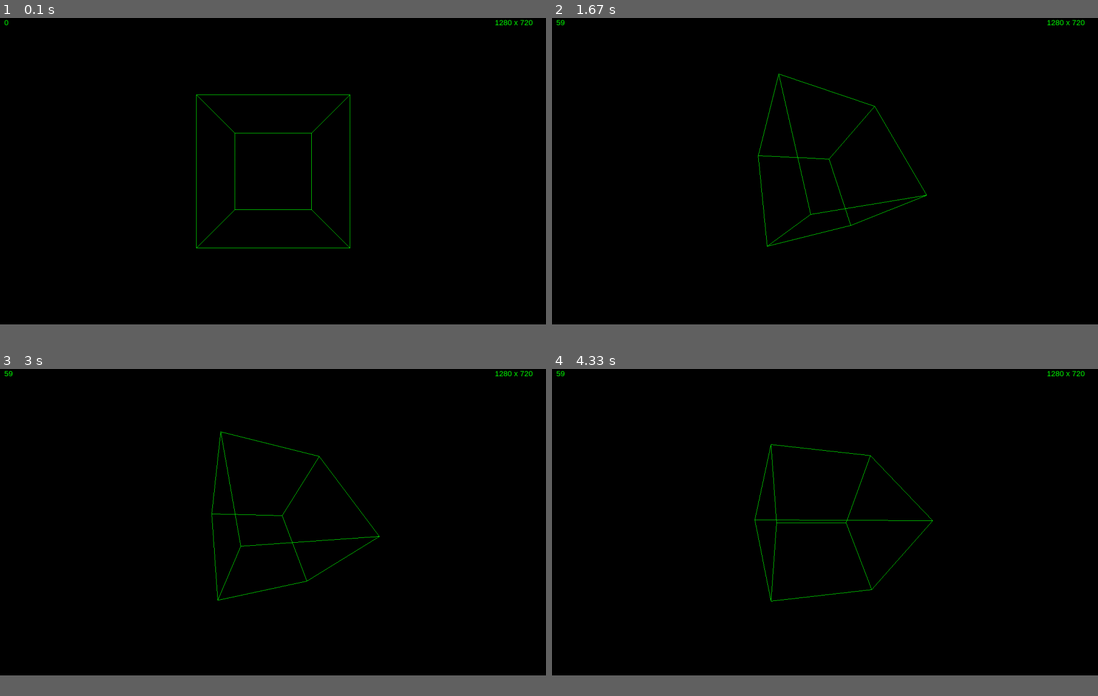
Above: before the commit, frames 1-4 (two rows, left to right).
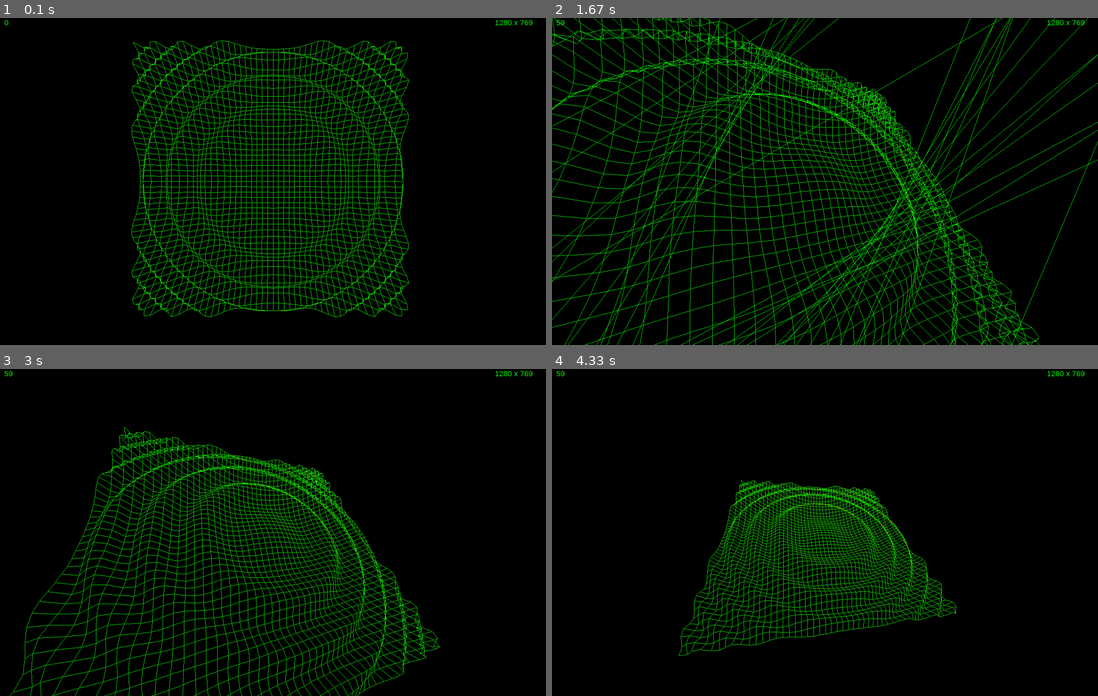
Above: after the commit, the same moments.

Repository: iserk/pygame_3d
Game: pygame game, started from surface.py
Same seed, same stepped clock (60 frames per second), same inputs: the game is played once before the commit and once after it.
Inputs:
- Up to frame 1 (0.1 s): no input
- Up to frame 2 (1.67 s): tap F at 0.33, 1.23, 1.57 s; hold Right 0.67-1.13 s; hold R 1.17-1.47 s; hold Up 1.17-1.47 s; hold Up from 1.5 s (still down)
- Up to frame 3 (3 s): release Up at 1.8 s; hold Right 1.83-2.3 s; tap F at 1.9, 2.2, 2.4, 2.7, 2.97 s; hold Left 2.33-2.87 s; hold Down from 2.9 s (still down)
- Up to frame 4 (4.33 s): release Down at 3.2 s; hold Left 3.23-3.63 s; tap F at 3.3, 3.6, 3.73, 4.13 s; hold Up 3.67-4.03 s; hold Right from 4.07 s (still down)
In our replay, the window is 900x506 before the commit and 900x540 after it. These sizes can differ from the game's own. Grey fills any space a smaller window leaves; there, only what the larger window draws over its background counts as a difference.

The runs differ from the first frame. In frame 1, 13% of the frame differs, in the area x 24-98%, y 0-92%; in frame 2, 18%, in the area x 0-100%, y 0-100%; in frame 3, 12%; in frame 4, 7.9%.

Commit message:
Updated surface initialization

Diff:
--- a/surface.py
+++ b/surface.py
@@ -30,7 +30,7 @@
     (0, 4), (1, 5), (2, 6), (3, 7),
 )
 
-CAMERA_POSITION = (0, 0, -30)
+CAMERA_POSITION = [0, 0, -30]
 # CAMERA_ORIENTATION = (0, 0, 0)
 
 
@@ -38,8 +38,8 @@
     global screen, display, clock, font, screen_size, screen_center
     pygame.init()
     # screen = pygame.display.set_mode((1280, 769))
-    # screen = pygame.display.set_mode((1280, 769), vsync=True)
-    screen = pygame.display.set_mode((0, 0), pygame.FULLSCREEN, vsync=True)
+    screen = pygame.display.set_mode((1280, 769), vsync=True)
+    # screen = pygame.display.set_mode((0, 0), pygame.FULLSCREEN, vsync=True)
     # screen = pygame.display.set_mode((0, 0), pygame.DOUBLEBUF | pygame.FULLSCREEN, vsync=True)
     screen_size = pygame.display.get_surface().get_size()
 
@@ -90,6 +90,33 @@
     return np.transpose(np.dot(transform_matrix, np.transpose(verts)))
 
 
+def init_mesh():
+    global suraface_mesh, VERTICES, EDGES
+
+    VERTICES = []
+    EDGES = []
+
+    cell_size = 1
+
+    cells_x = 50
+    cells_y = 50
+
+    for i in range(cells_x):
+        for j in range(cells_y):
+            x = (i - cells_x / 2) * cell_size
+            y = (j - cells_y / 2) * cell_size
+            # z = sin(x/2) + cos(y/2)
+            z = sin((x ** 2 + y ** 2)/30)
+            VERTICES.append((x, y, z))
+            if j > 0:
+                EDGES.append((j + i * cells_x, (j - 1) + i * cells_x))
+
+    for j in range(cells_y):
+        for i in range(cells_x):
+            if i > 0:
+                EDGES.append((j + i * cells_x, j + (i - 1) * cells_x))
+
+
 def draw_scene():
     global angle_x, angle_y, angle_z
 
@@ -124,10 +151,13 @@
     for edge in EDGES:
         pygame.draw.line(screen, GREEN, (*verts2[edge[0]],), (*verts2[edge[1]], ))
 
+    for v in verts2:
+        screen.set_at((int(v[0]), int(v[1])), RED)
 
 
 if __name__ == '__main__':
     init_graph()
+    init_mesh()
 
     angle_x = 0
     angle_y = 0
@@ -172,6 +202,11 @@
         elif keys[pygame.K_e]:
             angle_z -= ROTATE_STEP
 
+        if keys[pygame.K_r] and CAMERA_POSITION[2] < -5:
+            CAMERA_POSITION[2] += 1
+        elif keys[pygame.K_f]:
+            CAMERA_POSITION[2] -= 1
+
 
         clock.tick(60)
         pygame.display.flip()
